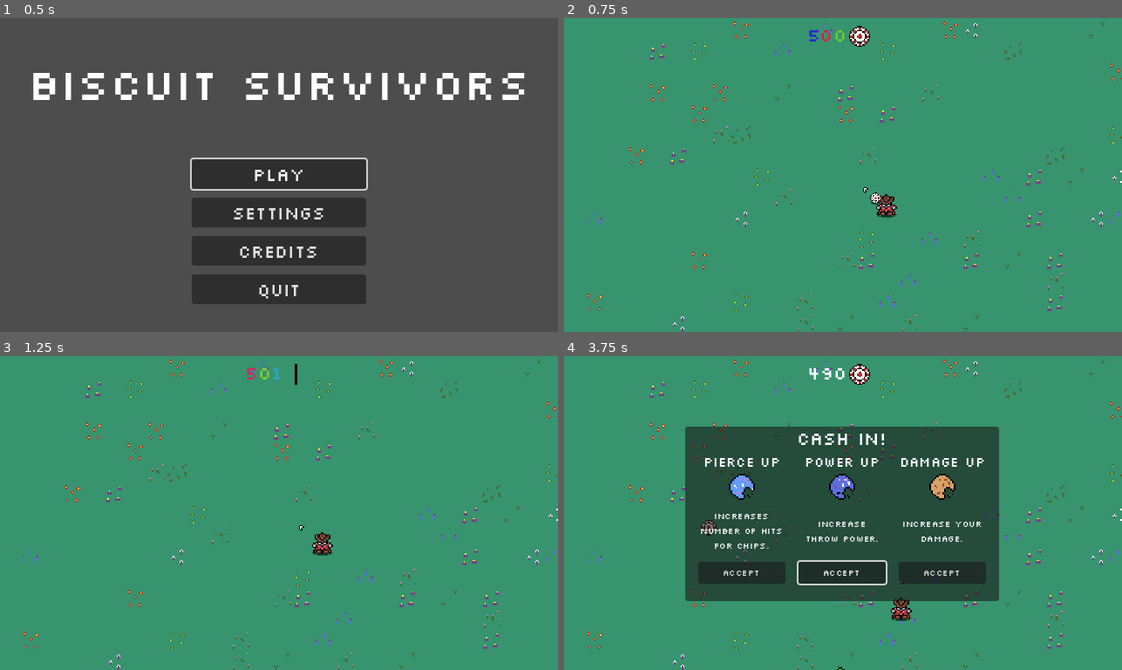
Above: before the commit, frames 1-4 (two rows, left to right).
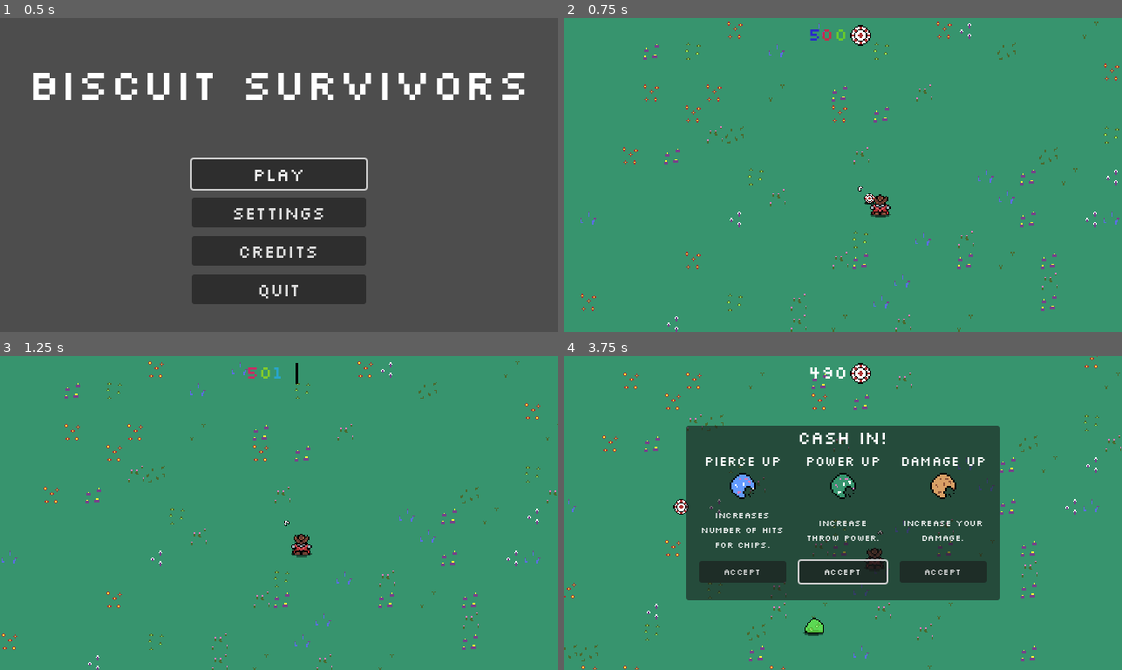
Above: after the commit, the same moments.

Repository: tkapa/risk-it
Game: Godot game, scene res://Scenes/UI/MainMenu/main_menu.tscn
Two runs of this game, one before a commit and one after it. Both use one fixed random seed, a clock stepped at 60 frames per second and the inputs below. Sound files missing from this copy of the repository are replaced by a short silence.
Inputs (mouse positions are in pixels of both pictures, inside the frame that each line leads up to):
- Up to frame 1 (0.5 s): no input
- Up to frame 2 (0.75 s): click "PLAY" at 0.5 s
- Up to frame 3 (1.25 s): no input
- Up to frame 4 (3.75 s): move the mouse to (965, 497) at 1.27 s; hold D (right) 1.28-2 s; tap R (cash_in) at 1.35, 3.6 s; click "Accept" at 2 s; move the mouse to (731, 528) at 2.77 s; hold S (down) 2.78-3.53 s; tap Space (throw) at 2.85 s; move the mouse to (898, 443) at 3.52 s; hold D (right) from 3.53 s (still down)

Frame 1 is identical in both runs. In frame 2, 2.9% of the frame differs, in the area x 2-100%, y 1-100%; in frame 3, 2.9%; in frame 4, 6.6%, in the area x 0-100%, y 0-100%.

Commit message:
Camera things

Diff:
--- a/Entities/Pickups/Chip/chip_pickup.gd
+++ b/Entities/Pickups/Chip/chip_pickup.gd
@@ -5,10 +5,12 @@
 @onready var animation : AnimatedSprite2D = $AnimatedSprite2D
 
 func _ready():
+	AudioManager.create_audio(SoundEffect.SOUND_EFFECT_TYPE.PICKUP_SPAWN)
 	animation.sprite_frames = chip_stats.sprite_frames
 	animation.play("default")
 
 func _on_pickup(player: Player):
+	AudioManager.create_audio(SoundEffect.SOUND_EFFECT_TYPE.PICKUP_GET)
 	var attack := Attack.new()
 	attack.damage = -chip_stats.value
 	player.health.take_damage(attack)
--- a/Resources/PowerUps/speed_increase.tres
+++ b/Resources/PowerUps/speed_increase.tres
@@ -1,7 +1,7 @@
 [gd_resource type="Resource" script_class="SpeedChipStrategy" load_steps=3 format=3 uid="uid://ww2scusgbqar"]
 
 [ext_resource type="Script" uid="uid://biwna7uagebol" path="res://Resources/PowerUps/scripts/speed_multiplier.gd" id="1_6dmjb"]
-[ext_resource type="Texture2D" uid="uid://dldxdydjdq3m2" path="res://Assets/PowerUps/Biscuit3.png" id="1_osnah"]
+[ext_resource type="Texture2D" uid="uid://bg8uuokxxcsap" path="res://Assets/PowerUps/Biscuit4.png" id="1_osnah"]
 
 [resource]
 script = ExtResource("1_6dmjb")
--- /dev/null
+++ b/Scenes/camera_2d.gd
@@ -0,0 +1,23 @@
+extends Camera2D
+
+@export var cursor_distance : int = 25
+var _player : CharacterBody2D
+
+func _process(delta):
+	if not _player:
+		_player = GameManager.player
+		return
+
+	var _cursor_dir : Vector2 = Vector2.ZERO
+
+	if InputManager.using_controller:
+		_cursor_dir = InputManager.look_vector()
+	else:
+		var _cursor_pos = InputManager.cursor_position()
+		_cursor_dir = global_position.direction_to(_cursor_pos)
+
+	_cursor_dir = _cursor_dir.normalized()
+
+	var pos = _player.position + (_cursor_dir * cursor_distance)
+
+	position = position.lerp(pos, delta)
--- a/Scenes/main.tscn
+++ b/Scenes/main.tscn
@@ -10,6 +10,7 @@
 [ext_resource type="PackedScene" uid="uid://cujup8vm33t0v" path="res://Scenes/UI/GameOverMenu/game_over_menu.tscn" id="5_hptm8"]
 [ext_resource type="Texture2D" uid="uid://di30ih86bl8s7" path="res://Assets/Tilesets/Floor Tiles.png" id="6_ynf5e"]
 [ext_resource type="Script" uid="uid://deqbdl82kddyn" path="res://Scenes/enemy_spawn_track.gd" id="7_6bp64"]
+[ext_resource type="Script" uid="uid://wdhd058681os" path="res://Scenes/camera_2d.gd" id="8_d1ilt"]
 
 [sub_resource type="TileSetAtlasSource" id="TileSetAtlasSource_hptm8"]
 texture = ExtResource("6_ynf5e")
@@ -34,7 +35,9 @@
 
 [node name="Main" type="Node"]
 
-[node name="HUD" type="Control" parent="."]
+[node name="CanvasLayer" type="CanvasLayer" parent="."]
+
+[node name="HUD" type="Control" parent="CanvasLayer"]
 z_index = 9
 layout_mode = 3
 anchors_preset = 15
@@ -44,19 +47,19 @@
 grow_vertical = 2
 theme = ExtResource("1_21xkr")
 
-[node name="PlayerHp" parent="HUD" instance=ExtResource("3_jjvhh")]
+[node name="PlayerHp" parent="CanvasLayer/HUD" instance=ExtResource("3_jjvhh")]
 layout_mode = 1
 offset_left = -95.0
 offset_right = 5.0
 theme = null
 
-[node name="PauseMenu" parent="HUD" instance=ExtResource("3_6bp64")]
+[node name="PauseMenu" parent="CanvasLayer/HUD" instance=ExtResource("3_6bp64")]
 layout_mode = 1
 
-[node name="CashInMenu" parent="HUD" instance=ExtResource("4_344ge")]
+[node name="CashInMenu" parent="CanvasLayer/HUD" instance=ExtResource("4_344ge")]
 layout_mode = 1
 
-[node name="GameOverMenu" parent="HUD" instance=ExtResource("5_hptm8")]
+[node name="GameOverMenu" parent="CanvasLayer/HUD" instance=ExtResource("5_hptm8")]
 visible = false
 layout_mode = 1
 
@@ -68,11 +71,12 @@
 tile_map_data = PackedByteArray("AAD6//v/AAAAAAEAAAD6//z/AAAAAAEAAAD6//3/AAAAAAEAAAD6//7/AAAAAAEAAAD6////AAAAAAEAAAD6/w …(78352 unchanged characters)…
 tile_set = SubResource("TileSet_344ge")
 
+[node name="Player" parent="GameArea" instance=ExtResource("1_jjgbg")]
+position = Vector2(247.333, 142)
+
 [node name="Camera2D" type="Camera2D" parent="GameArea"]
 position = Vector2(214, 119.333)
-
-[node name="Player" parent="GameArea" instance=ExtResource("1_jjgbg")]
-position = Vector2(247.333, 142)
+script = ExtResource("8_d1ilt")
 
 [node name="ChipPickup" parent="GameArea" instance=ExtResource("4_jjvhh")]
 position = Vector2(226, 129.333)
--- a/Scripts/audio_manager.gd
+++ b/Scripts/audio_manager.gd
@@ -15,7 +15,6 @@
 	process_mode = Node.PROCESS_MODE_ALWAYS
 	for sound_effect: SoundEffect in sound_effects:
 		sound_effect_dict[sound_effect.type] = sound_effect
-
 
 ## Creates a sound effect at a specific location if the limit has not been reached. Pass [param location] for the global position of the audio effect, and [param type] for the SoundEffect to be queued.
 func create_2d_audio_at_location(location: Vector2, type: SoundEffect.SOUND_EFFECT_TYPE) -> void:
@@ -36,7 +35,6 @@
 	else:
 		push_error("Audio Manager failed to find setting for type ", type)
 
-
 ## Creates a sound effect if the limit has not been reached. Pass [param type] for the SoundEffect to be queued.
 func create_audio(type: SoundEffect.SOUND_EFFECT_TYPE) -> void:
 	if sound_effect_dict.has(type):
Not shown, added: Scenes/camera_2d.gd.uid
Not shown: 1 places in Scenes/main.tscn that only renumber resources
